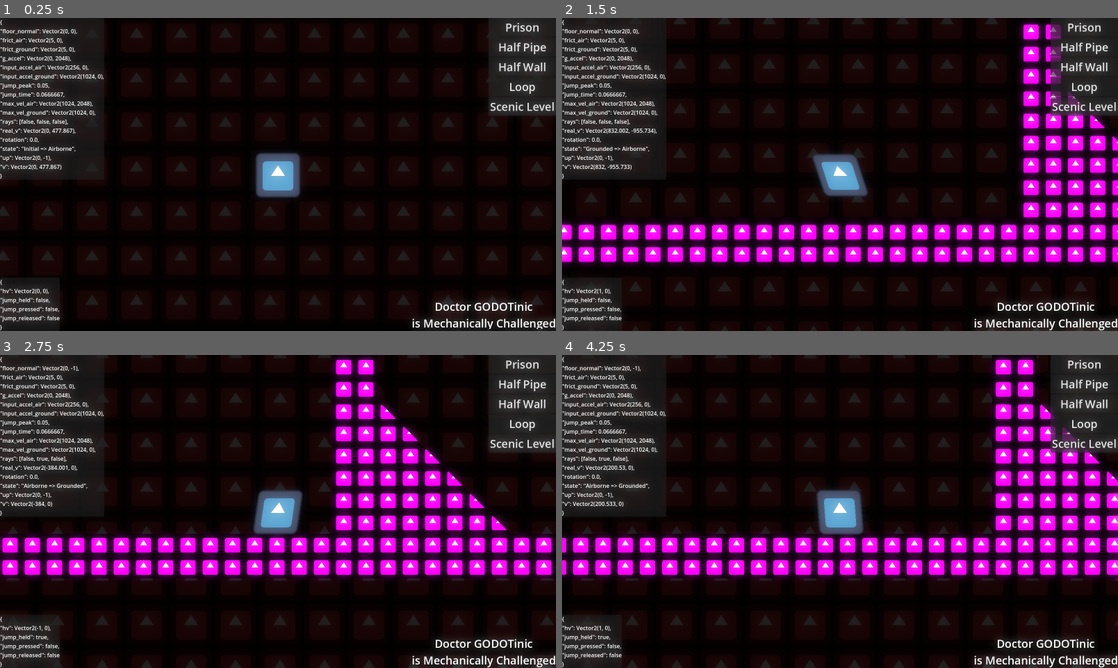
Above: before the commit, frames 1-4 (two rows, left to right).
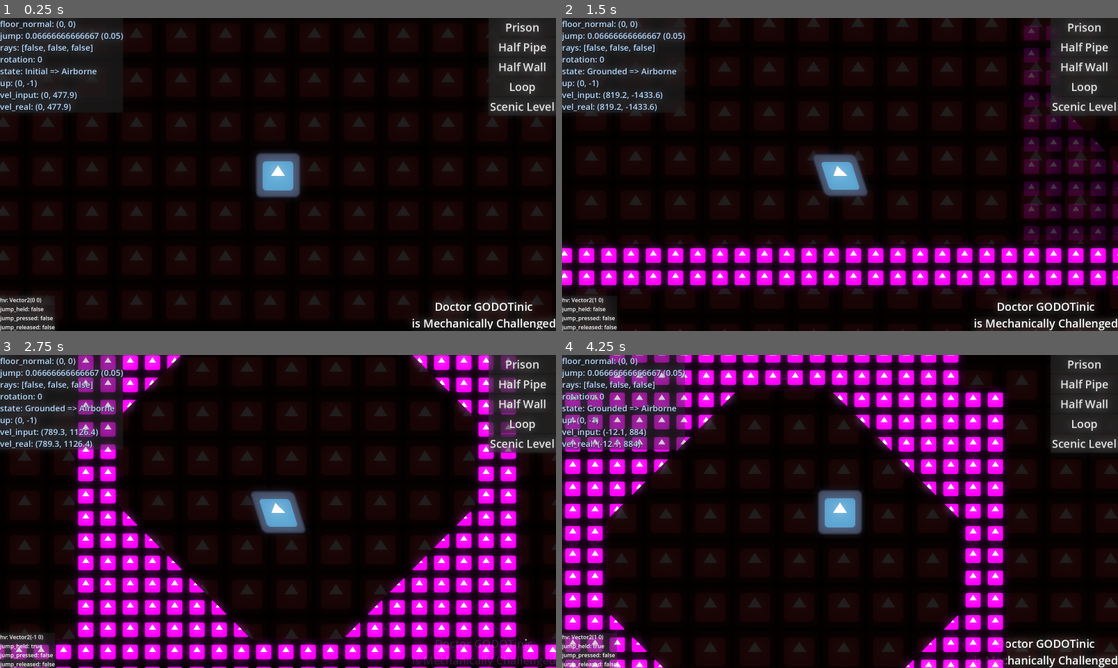
Above: after the commit, the same moments.

Repository: MechanicallyChallengedOrg/SlopesAndLoops
Game: Godot game, scene res://scenes/main.tscn
The game is run twice, just before and just after one commit, with the same random seed, the same clock (stepped at 60 frames per second) and the same inputs. The engine's default icon, where the game draws it, is replaced by a stand-in: a white triangle on a blue panel in a dark square.
Inputs:
- Up to frame 1 (0.25 s): no input
- Up to frame 2 (1.5 s): hold Space (jump) 0.53-1.28 s; hold D (right) from 0.53 s (still down); tap Space (jump) at 1.35 s
- Up to frame 3 (2.75 s): tap Space (jump) at 1.52, 1.82 s; release D (right) at 2.03 s; hold A (left) from 2.03 s (still down); hold Space (jump) from 2.03 s (still down)
- Up to frame 4 (4.25 s): release A (left) at 2.78 s; release Space (jump) at 2.78 s; hold D (right) from 2.78 s (still down); tap Space (jump) at 2.85, 3.02, 3.32 s; hold Space (jump) from 3.53 s (still down)

The runs differ from the first frame. In frame 1, 5.2% of the frame differs, in the area x 0-23%, y 0-100%; in frame 2, 26%; in frame 3, 54%, in the area x 0-100%, y 0-100%; in frame 4, 50%.

Commit message:
bigger font on telemetry

Diff:
--- /dev/null
+++ b/godot4/gdscript/zaft/autoload/config.gd
@@ -0,0 +1,9 @@
+class_name GlobalConfig extends Node
+
+enum BIT_LAYER {
+  None = 0,
+  Default = 1,
+  Player = 2,
+  Terrain = 4,
+  Loop = 8
+}
--- a/godot4/gdscript/zaft/project.godot
+++ b/godot4/gdscript/zaft/project.godot
@@ -19,6 +19,7 @@
 [autoload]
 
 __paths="*res://autoload/paths.gd"
+__config="*res://autoload/config.gd"
 
 [display]
 
@@ -69,6 +70,12 @@
 ]
 }
 
+[layer_names]
+
+2d_physics/layer_2="player"
+2d_physics/layer_3="terrain"
+2d_physics/layer_4="loop"
+
 [rendering]
 
 textures/canvas_textures/default_texture_filter=0
--- a/godot4/gdscript/zaft/scenes/debug.tscn
+++ b/godot4/gdscript/zaft/scenes/debug.tscn
@@ -18,6 +18,13 @@
 
 [node name="PlayerStats" type="Label" parent="TopLeft"]
 layout_mode = 2
+theme_override_colors/font_color = Color(0.70455, 0.847754, 0.995804, 1)
+theme_override_colors/font_shadow_color = Color(0, 0, 0, 1)
+theme_override_colors/font_outline_color = Color(0, 0, 0, 1)
+theme_override_constants/line_spacing = 0
+theme_override_constants/outline_size = 2
+theme_override_constants/shadow_outline_size = 2
+theme_override_font_sizes/font_size = 24
 
 [node name="BottomLeft" type="PanelContainer" parent="."]
 layout_mode = 1
--- a/godot4/gdscript/zaft/scenes/levels/full.tscn
+++ b/godot4/gdscript/zaft/scenes/levels/full.tscn
@@ -7,8 +7,7 @@
 
 [sub_resource type="ShaderMaterial" id="ShaderMaterial_sjhay"]
 shader = ExtResource("1_ymqda")
-shader_parameter/target_position = Vector2(0, 0)
-shader_parameter/parallax_scale = 0.1
+shader_parameter/alpha_multiplier = 1.0
 
 [node name="Full" type="Node2D"]
 material = SubResource("ShaderMaterial_sjhay")
--- a/godot4/gdscript/zaft/scenes/levels/half_pipe.tscn
+++ b/godot4/gdscript/zaft/scenes/levels/half_pipe.tscn
@@ -7,8 +7,7 @@
 
 [sub_resource type="ShaderMaterial" id="ShaderMaterial_sjhay"]
 shader = ExtResource("1_tye5y")
-shader_parameter/target_position = Vector2(0, 0)
-shader_parameter/parallax_scale = 0.1
+shader_parameter/alpha_multiplier = 1.0
 
 [node name="HalfPipe" type="Node2D"]
 material = SubResource("ShaderMaterial_sjhay")
--- a/godot4/gdscript/zaft/scenes/levels/half_pipe_wall.tscn
+++ b/godot4/gdscript/zaft/scenes/levels/half_pipe_wall.tscn
@@ -7,8 +7,7 @@
 
 [sub_resource type="ShaderMaterial" id="ShaderMaterial_sjhay"]
 shader = ExtResource("1_1wm6b")
-shader_parameter/target_position = Vector2(0, 0)
-shader_parameter/parallax_scale = 0.1
+shader_parameter/alpha_multiplier = 1.0
 
 [node name="LoopPrison" type="Node2D"]
 material = SubResource("ShaderMaterial_sjhay")
--- a/godot4/gdscript/zaft/scenes/levels/loop.tscn
+++ b/godot4/gdscript/zaft/scenes/levels/loop.tscn
@@ -1,18 +1,31 @@
-[gd_scene load_steps=6 format=3 uid="uid://bkn25m1mglb26"]
+[gd_scene load_steps=10 format=3 uid="uid://bkn25m1mglb26"]
 
-[ext_resource type="Shader" path="res://shaders/floor-shader.gdshader" id="1_0o6pm"]
-[ext_resource type="Script" path="res://scripts/loop-prison-scene.gd" id="2_y5asg"]
+[ext_resource type="Script" path="res://scripts/loop-scene.gd" id="2_b7o20"]
 [ext_resource type="Texture2D" uid="uid://dm05le0o5xj5o" path="res://assets/icon.svg" id="3_skivs"]
 [ext_resource type="PackedScene" uid="uid://k2xryprl8n1o" path="res://scenes/player_spawner.tscn" id="4_aj5r7"]
+[ext_resource type="Shader" path="res://shaders/floor-shader.gdshader" id="4_am6ip"]
+[ext_resource type="Shader" path="res://shaders/floor-shader.gdshader" id="4_hgch3"]
 
 [sub_resource type="ShaderMaterial" id="ShaderMaterial_sjhay"]
-shader = ExtResource("1_0o6pm")
-shader_parameter/target_position = Vector2(0, 0)
-shader_parameter/parallax_scale = 0.1
+shader = ExtResource("4_hgch3")
+shader_parameter/alpha_multiplier = 1.0
+
+[sub_resource type="ShaderMaterial" id="ShaderMaterial_tuexh"]
+resource_local_to_scene = true
+shader = ExtResource("4_am6ip")
+shader_parameter/alpha_multiplier = 1.0
+
+[sub_resource type="ShaderMaterial" id="ShaderMaterial_b2r7s"]
+resource_local_to_scene = true
+shader = ExtResource("4_am6ip")
+shader_parameter/alpha_multiplier = 1.0
+
+[sub_resource type="RectangleShape2D" id="RectangleShape2D_nedja"]
+size = Vector2(128, 1152)
 
 [node name="Loop" type="Node2D"]
 material = SubResource("ShaderMaterial_sjhay")
-script = ExtResource("2_y5asg")
+script = ExtResource("2_b7o20")
 
 [node name="Polygons" type="Node2D" parent="."]
 use_parent_material = true
@@ -35,17 +48,24 @@
 
 [node name="WallRight" type="Polygon2D" parent="Polygons"]
 texture_repeat = 2
-use_parent_material = true
+material = SubResource("ShaderMaterial_tuexh")
 texture = ExtResource("3_skivs")
 texture_scale = Vector2(2, 2)
 polygon = PackedVector2Array(128, -512, 512, -128.683, 512, 128, 128, 512, 640, 512, 640, -512)
 
 [node name="WallLeft" type="Polygon2D" parent="Polygons"]
 texture_repeat = 2
-use_parent_material = true
+material = SubResource("ShaderMaterial_b2r7s")
 texture = ExtResource("3_skivs")
 texture_scale = Vector2(2, 2)
 polygon = PackedVector2Array(-640, -512, -640, 512, -128, 512, -512, 126.873, -512, -131.282, -128, -512)
 
 [node name="PlayerSpawner" parent="." instance=ExtResource("4_aj5r7")]
 position = Vector2(-1568, 8)
+
+[node name="WallActivationZone" type="Area2D" parent="."]
+collision_layer = 0
+collision_mask = 2
+
+[node name="CollisionShape2D" type="CollisionShape2D" parent="WallActivationZone"]
+shape = SubResource("RectangleShape2D_nedja")
--- a/godot4/gdscript/zaft/scenes/levels/loop_prison.tscn
+++ b/godot4/gdscript/zaft/scenes/levels/loop_prison.tscn
@@ -7,8 +7,7 @@
 
 [sub_resource type="ShaderMaterial" id="ShaderMaterial_sjhay"]
 shader = ExtResource("1_icjgw")
-shader_parameter/target_position = Vector2(0, 0)
-shader_parameter/parallax_scale = 0.1
+shader_parameter/alpha_multiplier = 1.0
 
 [node name="LoopPrison" type="Node2D"]
 material = SubResource("ShaderMaterial_sjhay")
--- a/godot4/gdscript/zaft/scenes/player.tscn
+++ b/godot4/gdscript/zaft/scenes/player.tscn
@@ -14,6 +14,7 @@
 
 [node name="Player" type="CharacterBody2D"]
 collision_layer = 2
+collision_mask = 12
 script = ExtResource("1_2u3n7")
 
 [node name="Collider" type="CollisionShape2D" parent="."]
--- a/godot4/gdscript/zaft/scripts/loop-scene.gd
+++ b/godot4/gdscript/zaft/scripts/loop-scene.gd
@@ -2,9 +2,54 @@
 
 @onready var polygons : Node2D = $Polygons
 @onready var bodies := PolygonColliderSetupNode.new()
-var wall_left : StaticBody2D
-var wall_right : StaticBody2D
+@onready var activation_zone : Area2D = $WallActivationZone
+
+var wall_left_body : StaticBody2D
+var wall_right_body : StaticBody2D
+var ground_body : StaticBody2D
+var ceiling_body : StaticBody2D
+
+var wall_left_poly : Polygon2D
+var wall_right_poly : Polygon2D
+var ground_poly : Polygon2D
+var ceiling_poly : Polygon2D
+
+func on_body_entered_activation_zone(p:PlayerCharacterScene):
+  enable_left_wall()
+  enable_right_wall()
+
+func enable_left_wall(): enable_wall(wall_left_poly, wall_left_body)
+func enable_right_wall(): enable_wall(wall_right_poly, wall_right_body)
+func disable_left_wall(): disable_wall(wall_left_poly, wall_left_body)
+func disable_right_wall(): disable_wall(wall_right_poly, wall_right_body)
+
+func enable_wall(p:Polygon2D,b:StaticBody2D):
+  if p == null or b == null: return
+  var m : ShaderMaterial = p.material
+  m.set_shader_parameter("alpha_multiplier", 1.0)
+  b.collision_layer = __config.BIT_LAYER.Loop
+
+func disable_wall(p:Polygon2D,b:StaticBody2D):
+  if p == null or b == null: return
+  var m : ShaderMaterial = p.material
+  m.set_shader_parameter("alpha_multiplier", 0.1)
+  b.collision_layer = __config.BIT_LAYER.None
 
 func _ready() -> void:
+  activation_zone.body_entered.connect(on_body_entered_activation_zone)
   add_child(bodies)
   bodies.copy_polygons_to_bodies(polygons)
+  wall_left_poly = polygons.get_node("WallLeft")
+  wall_right_poly = polygons.get_node("WallRight")
+  ground_poly = polygons.get_node("Floor")
+  ceiling_poly = polygons.get_node("Ceiling")
+  wall_left_body = bodies.get_node("WallLeft")
+  wall_right_body = bodies.get_node("WallRight")
+  ground_body = bodies.get_node("Floor")
+  ceiling_body = bodies.get_node("Ceiling")
+  ground_body.collision_layer = __config.BIT_LAYER.Terrain
+  ceiling_body.collision_layer = __config.BIT_LAYER.Terrain
+  wall_left_body.collision_layer = __config.BIT_LAYER.Loop
+  wall_right_body.collision_layer = __config.BIT_LAYER.Loop
+  disable_left_wall()
+  disable_right_wall()
--- a/godot4/gdscript/zaft/scripts/player/input-node.gd
+++ b/godot4/gdscript/zaft/scripts/player/input-node.gd
@@ -21,4 +21,4 @@
     "jump_released":jump_released,
     "jump_held":jump_held,
     "jump_pressed":jump_pressed
-  })
+  }).replace("{","").replace("}","").replace('"',"").replace(",","").strip_edges()
--- a/godot4/gdscript/zaft/scripts/player/spawner-scene.gd
+++ b/godot4/gdscript/zaft/scripts/player/spawner-scene.gd
@@ -5,5 +5,4 @@
 func _ready() -> void: spawn_player()
 
 func spawn_player():
-  print("hi")
   main.demo_player.global_position = global_position
--- a/godot4/gdscript/zaft/scripts/player/stats-resource.gd
+++ b/godot4/gdscript/zaft/scripts/player/stats-resource.gd
@@ -9,8 +9,8 @@
     if state == v: return
     state_prev = state; state = v
     print("state: %s => %s" % [STATE.find_key(state_prev), STATE.find_key(state)])
-
 @export var state_prev := STATE.Initial
+@export var sprite_size := Vector2(128.0, 128.0)
 @export var jump_peak := 0.05
 @export var jump_time := jump_peak
 @export var g_accel := 16.0 * Vector2(0.0, 128.0)
@@ -22,22 +22,16 @@
 @export var frict_ground := Vector2(5.0, 0.0)
 @export var frict_air := Vector2(5.0, 0.0)
 
+
+const snap := Vector2(0.1, 0.1)
 func _to_string() -> String:
   return var_to_str({
-    "floor_normal": player.get_floor_normal(),
-    "rotation": player.rotation,
-    "up": player.up_direction,
-    "real_v": player.get_real_velocity(),
-    "v": player.velocity,
+    "floor_normal": player.get_floor_normal().snapped(snap),
+    "rotation": roundi(rad_to_deg(player.rotation)),
+    "up": player.up_direction.snapped(snap),
+    "vel_input": player.velocity.snapped(snap),
+    "vel_real": player.get_real_velocity().snapped(snap),
     "rays": [player.ray_left_down.is_colliding(), player.ray_center_down.is_colliding(), player.ray_right_down.is_colliding()],
-    "jump_peak": jump_peak,
-    "jump_time": jump_time,
-    "max_vel_ground":max_vel_ground,
-    "max_vel_air":max_vel_air,
-    "input_accel_ground":input_accel_ground,
-    "input_accel_air":input_accel_air,
-    "frict_ground":frict_ground,
-    "frict_air":frict_air,
-    "g_accel":g_accel,
+    "jump": "%s (%s)" % [jump_time, jump_peak],
     "state": "%s => %s" % [STATE.find_key(state_prev), STATE.find_key(state)]
-  })
+  }).replace("{","").replace("}","").replace('"',"").replace(",\n","\n").replace("Vector2", "").strip_edges()
--- a/godot4/gdscript/zaft/scripts/polygon-collider-setup-node.gd
+++ b/godot4/gdscript/zaft/scripts/polygon-collider-setup-node.gd
@@ -5,6 +5,8 @@
     if not poly is Polygon2D: continue
     var body := StaticBody2D.new()
     body.name = poly.name
+    body.collision_mask = 0
+    body.collision_layer = 0
     add_child(body)
     copy_polygon_to_body(body,poly)
 
--- a/godot4/gdscript/zaft/shaders/floor-shader.gdshader
+++ b/godot4/gdscript/zaft/shaders/floor-shader.gdshader
@@ -1,12 +1,11 @@
 shader_type canvas_item;
 
-uniform sampler2D godot_tex : source_color,hint_default_black;
-uniform vec2 target_position = vec2(0.0, 0.0);
-uniform float parallax_scale = 0.1;
+uniform float alpha_multiplier: hint_range(0.0f, 1.0f, 0.1f) = 1.0f;
 
 void fragment() {
   COLOR = texture(TEXTURE, UV);
   COLOR.rgb = smoothstep(0.4, 1.0, COLOR).brb;
   COLOR.rgb += COLOR.rgb;
   COLOR.a = 0.9;
+  COLOR.a *= alpha_multiplier;
 }
